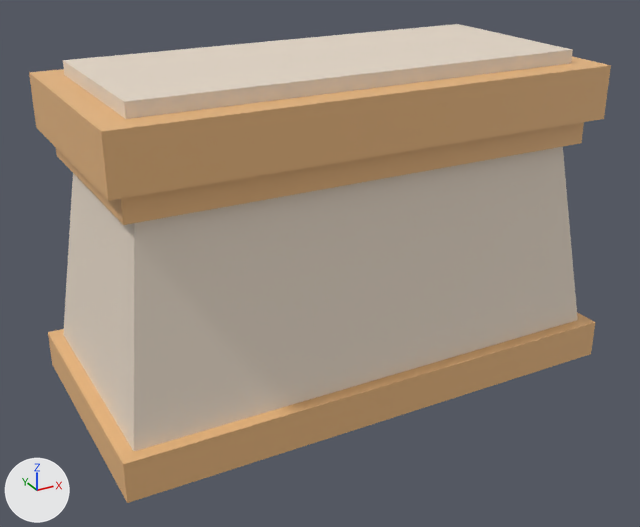
Two versions of the FBX model Assets/Models/Environment/Pedestals/PedestalTwoLong.fbx, one commit apart.
Camera for both pictures: a 50 mm camera at (-3.13, -5.62, 3.69) aimed at (-0.1, -0.1, 0.93). Every picture has the same lights, and +X, +Y and +Z are marked at lower left. The first picture is the older version.
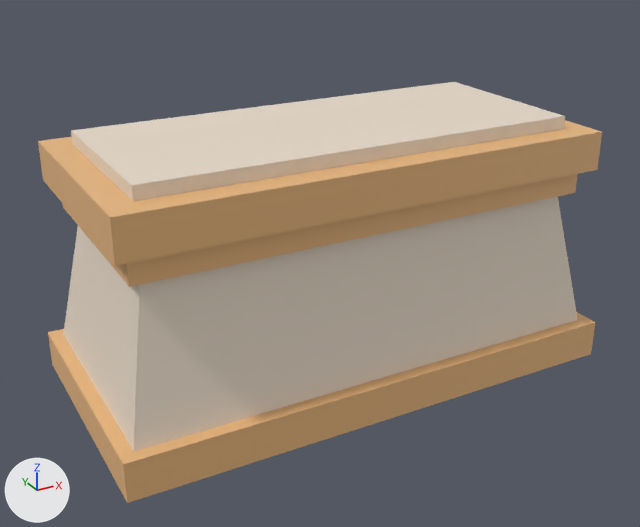
What changed in the scene script:
```text
Change me_cube:
    used by ob_cube; location = (0.0, 0.0, 0.0)
    remove me_cube.from_pydata(...)  # 40 vertices, 38 faces; spans x -2.0..2.0, y -1.0..1.0, z 0.0..2.5
    add me_cube.from_pydata(...)  # 40 vertices, 38 faces; spans x -2.0..2.0, y -1.0..1.0, z 0.0..2.0
    me_cube part 1: all 12 vertices in x -1.9..1.9, y -0.9..0.9, z 2.4..2.5 are moved by (0.0, 0.0, -0.5)
    me_cube part 2: all 16 vertices in x -1.9..1.9, y -0.9..0.9, z 1.8..2.0 are moved by (0.0, 0.0, -0.4)
```

Changed parts and their boxes (x1, y1, x2, y2) in the pictures (640 x 527 px; the box of a moved part takes in the faces that stretch with it):
'Cube', reshaped (12% shorter): before (29, 24, 611, 503); after (38, 82, 602, 503)
part 1 of me_cube, moved or reshaped: before (29, 24, 611, 201); after (38, 82, 602, 266)
part 2 of me_cube, moved or reshaped: before (56, 122, 584, 451); after (63, 174, 578, 451)
